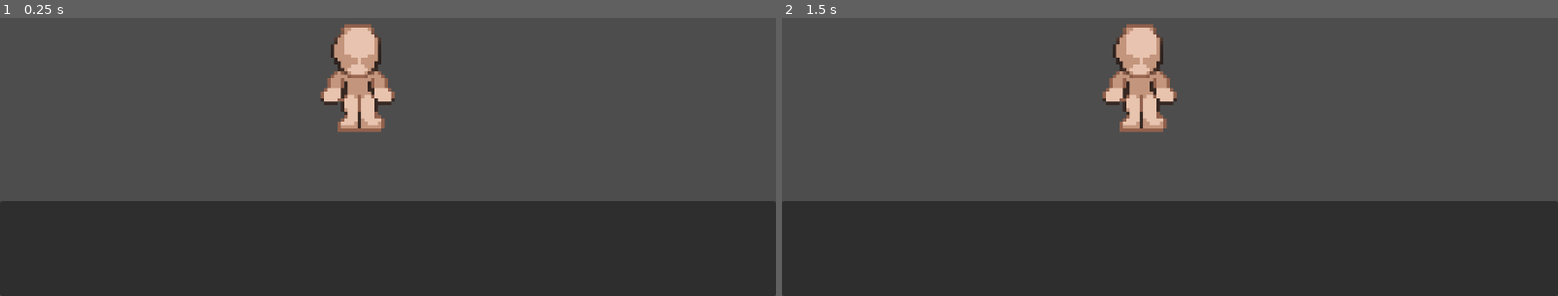
Above: before the commit, frames 1-2 (left to right).
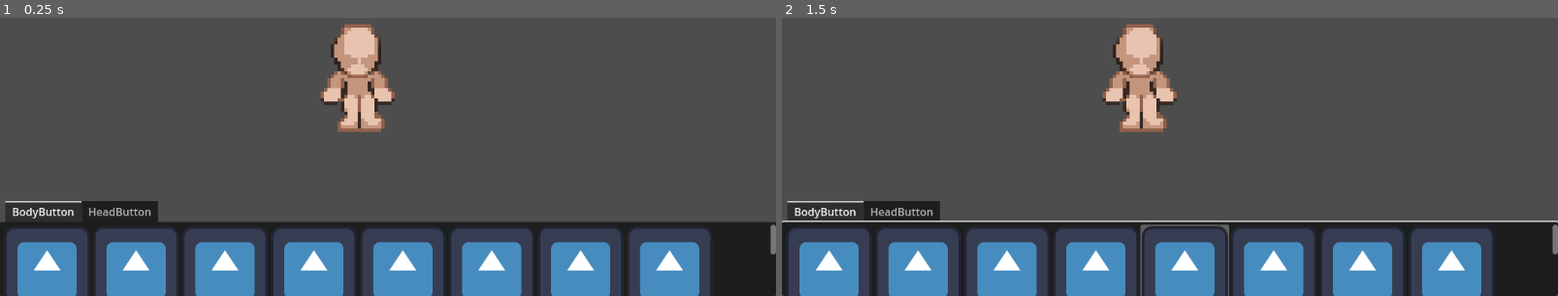
Above: after the commit, the same moments.

Repository: p1petto/CharacterMakerNew
Game: Godot game, scene res://Scenes/maker.tscn
The game is run twice, just before and just after one commit, with the same random seed, the same clock (stepped at 60 frames per second) and the same inputs. The engine's default icon, where the game draws it, is replaced by a stand-in: a white triangle on a blue panel in a dark square.
Inputs (mouse positions are in pixels of both pictures, inside the frame that each line leads up to):
- Up to frame 1 (0.25 s): no input
- Up to frame 2 (1.5 s): click (1170, 259) at 0.52 s; click (1170, 259) at 1.27 s

The runs differ from the first frame. In frame 1, 26% of the frame differs, in the area x 0-100%, y 65-100%; in frame 2, 27%.

Commit message:
Список предметов

Diff:
--- a/Scenes/maker.tscn
+++ b/Scenes/maker.tscn
@@ -1,7 +1,8 @@
-[gd_scene load_steps=4 format=3 uid="uid://bm1ycyeyegmyw"]
+[gd_scene load_steps=5 format=3 uid="uid://bm1ycyeyegmyw"]
 
 [ext_resource type="PackedScene" uid="uid://bmajra62ohwsu" path="res://Scenes/character.tscn" id="1_12d3f"]
 [ext_resource type="Script" path="res://Scripts/maker.gd" id="1_wror2"]
+[ext_resource type="Texture2D" uid="uid://3yagfiq0l2yf" path="res://icon.svg" id="3_3p6ij"]
 
 [sub_resource type="ViewportTexture" id="ViewportTexture_1urqw"]
 viewport_path = NodePath("SubViewportContainer/SubViewport")
@@ -9,17 +10,6 @@
 [node name="Maker" type="Node2D"]
 texture_filter = 1
 script = ExtResource("1_wror2")
-
-[node name="UI" type="CanvasLayer" parent="."]
-
-[node name="Catalog" type="TabContainer" parent="UI"]
-anchors_preset = 12
-anchor_top = 1.0
-anchor_right = 1.0
-anchor_bottom = 1.0
-offset_top = -141.0
-grow_horizontal = 2
-grow_vertical = 0
 
 [node name="SubViewportContainer" type="SubViewportContainer" parent="."]
 texture_filter = 1
@@ -42,6 +32,49 @@
 [node name="Character" parent="SubViewportContainer/SubViewport" instance=ExtResource("1_12d3f")]
 position = Vector2(16, 16)
 
+[node name="UI" type="CanvasLayer" parent="."]
+
+[node name="Catalog" type="TabContainer" parent="UI"]
+anchors_preset = 12
+anchor_top = 1.0
+anchor_right = 1.0
+anchor_bottom = 1.0
+offset_top = -141.0
+grow_horizontal = 2
+grow_vertical = 0
+current_tab = 0
+
+[node name="BodyButton" type="Button" parent="UI/Catalog"]
+layout_mode = 2
+metadata/_tab_index = 0
+
+[node name="MarginContainer" type="MarginContainer" parent="UI/Catalog/BodyButton"]
+layout_mode = 1
+anchors_preset = 15
+anchor_right = 1.0
+anchor_bottom = 1.0
+grow_horizontal = 2
+grow_vertical = 2
+
+[node name="ItemList" type="ItemList" parent="UI/Catalog/BodyButton/MarginContainer"]
+layout_mode = 2
+item_count = 9
+max_columns = 8
+item_0/icon = ExtResource("3_3p6ij")
+item_1/icon = ExtResource("3_3p6ij")
+item_2/icon = ExtResource("3_3p6ij")
+item_3/icon = ExtResource("3_3p6ij")
+item_4/icon = ExtResource("3_3p6ij")
+item_5/icon = ExtResource("3_3p6ij")
+item_6/icon = ExtResource("3_3p6ij")
+item_7/icon = ExtResource("3_3p6ij")
+item_8/icon = ExtResource("3_3p6ij")
+
+[node name="HeadButton" type="Button" parent="UI/Catalog"]
+visible = false
+layout_mode = 2
+metadata/_tab_index = 1
+
 [node name="Camera2D" type="Camera2D" parent="."]
 position = Vector2(579, -322)
 
